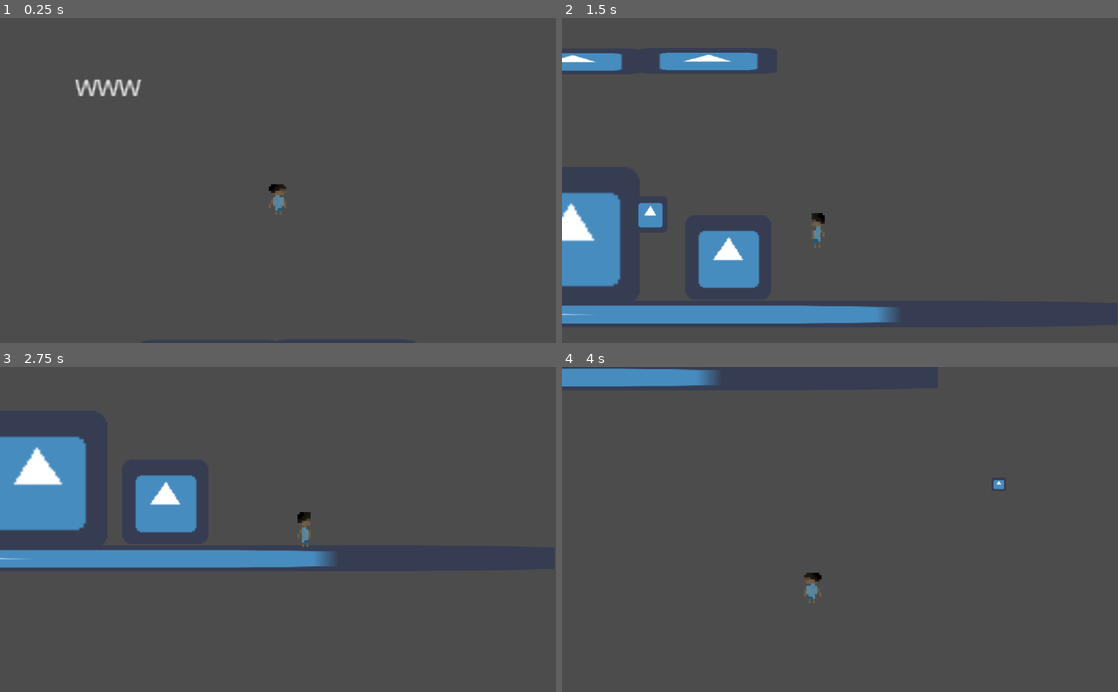
Above: before the commit, frames 1-4 (two rows, left to right).
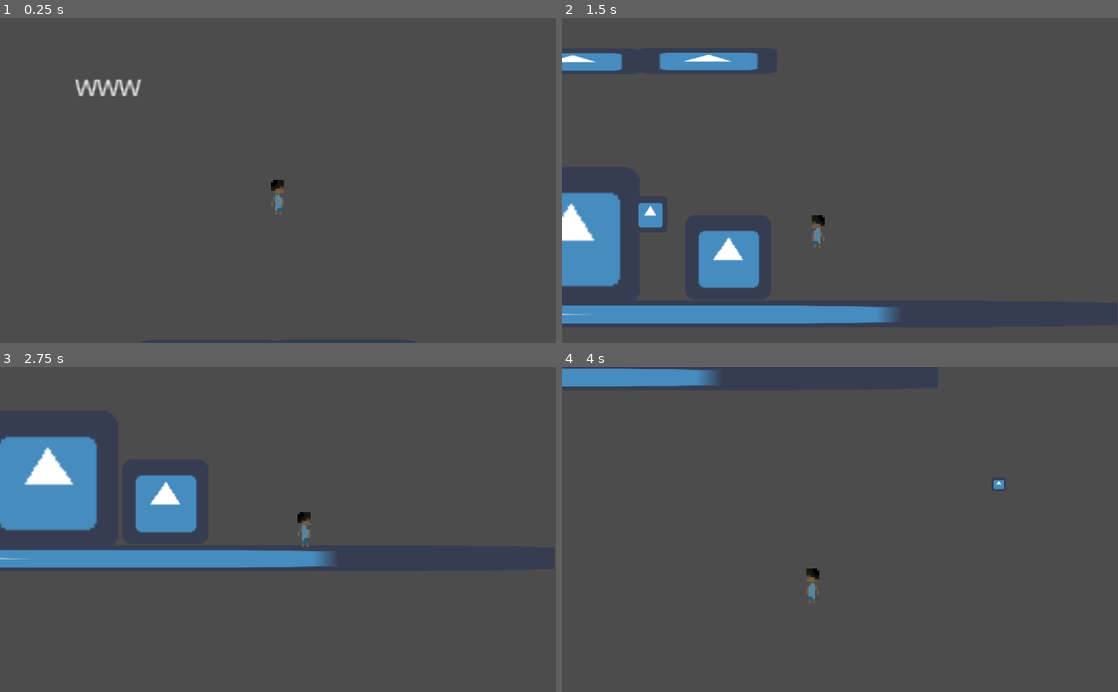
Above: after the commit, the same moments.

Repository: florian-rieder/ItsYourTurnToHide
Game: Godot game, scene res://ZacTestScene.tscn
Two runs of this game, one before a commit and one after it. Both use one fixed random seed, a clock stepped at 60 frames per second and the inputs below. This scene is started directly instead of the project's main scene. The engine's default icon, where the game draws it, is replaced by a stand-in: a white triangle on a blue panel in a dark square.
Inputs (mouse positions are in pixels of both pictures, inside the frame that each line leads up to):
- Up to frame 1 (0.25 s): no input
- Up to frame 2 (1.5 s): move the mouse to (962, 164) at 0.52 s; hold D (right) 0.53-1.28 s; tap E (interact) at 0.6, 1.35 s; tap Space (ui_select) at 0.77 s; move the mouse to (728, 196) at 1.27 s; hold A (left) from 1.28 s (still down)
- Up to frame 3 (2.75 s): tap Space (ui_select) at 1.52 s; move the mouse to (333, 458) at 2.02 s; release A (left) at 2.03 s; hold D (right) from 2.03 s (still down); tap E (interact) at 2.1 s
- Up to frame 4 (4 s): move the mouse to (812, 594) at 2.77 s; tap E (interact) at 2.85, 3.6 s; tap Space (ui_select) at 3.02, 3.77 s; move the mouse to (1006, 578) at 3.52 s; release D (right) at 3.53 s; hold A (left) from 3.53 s (still down)

The runs differ from the first frame. In frame 1, 0.1% of the frame differs, in the area x 48-52%, y 49-59%; in frame 2, less than 0.1%; in frame 3, 1.2%, in the area x 0-56%, y 21-55%; in frame 4, 0.1%.

Commit message:
Fixed and improved ennemy vision

Diff:
--- a/Player.gd
+++ b/Player.gd
@@ -7,7 +7,7 @@
 const FLOOR_DETECT_DISTANCE = 20.0
 
 var visibility = 1.0 setget visibility_set
-var number_of_people_seeing_you = 0
+export(float) var max_detect_distance = 70
 
 onready var platform_detector = $PlatformDetector
 onready var sprite = $AnimatedSprite
@@ -58,10 +58,6 @@
 			var TPposition:
 				position = TPposition
 
-	if number_of_people_seeing_you > 0:
-		# Threshold under which you are invisible
-		if visibility > 0.1:
-			print("Detected")
 
 
 
@@ -105,3 +101,7 @@
 	_canInteract = false
 	_currentInteractor = ""
 	emit_signal("resetInteract")
+
+func isInSight(distance: float):
+	if distance < max_detect_distance:
+		print("seen")
--- a/Player.tscn
+++ b/Player.tscn
@@ -46,8 +46,9 @@
 
 [node name="AnimatedSprite" type="AnimatedSprite" parent="."]
 position = Vector2( -0.374577, 0 )
-frames = SubResource( 7 )
+frames = SubResource( 5 )
 animation = "idle"
+frame = 3
 speed_scale = 1.5
 playing = true
 
@@ -71,8 +72,6 @@
 smoothing_speed = 10.0
 
 [node name="LightOccluder2D" type="LightOccluder2D" parent="."]
-occluder = SubResource( 2 )
+occluder = SubResource( 7 )
 
 [node name="Music" type="AudioStreamPlayer" parent="."]
-[connection signal="canInteract" from="." to="." method="_on_Player_canInteract"]
-[connection signal="resetInteract" from="." to="." method="_on_Player_resetInteract"]
--- a/SimpleEnnemy.gd
+++ b/SimpleEnnemy.gd
@@ -22,9 +22,12 @@
 onready var sprite = $Sprite
 onready var distracted_timer = $DistractedTime
 onready var random_timer = $RandomTimer
+onready var lineOfSight = $LineOfSight
 
 var _old_state
 var _initial_pos
+var _player = null #null if out of sight
+var _player_facing_dir: Vector2
 
 #Initial speed
 func _ready():
@@ -58,6 +61,17 @@
 	elif _velocity.x < 0:
 		sprite.scale.x = -1
 
+	# Player detection
+	if _player:
+		lineOfSight.enabled = true
+		_player_facing_dir = Vector2(_player.global_position.x - global_position.x, 0)
+		lineOfSight.cast_to = _player.global_position - global_position
+
+		if lineOfSight.is_colliding() and lineOfSight.get_collider() == _player:
+			if sprite.scale.dot(_player_facing_dir.normalized()) == 1:
+				_player.isInSight(global_position.distance_to(_player.global_position))
+
+
 #Get called when a rock hit a surface, pos is the rock position
 func distracted(pos: Vector2):
 	if global_position.distance_to(pos) < hearing_distance and distracted_timer.is_stopped():
@@ -82,8 +96,8 @@
 # The player remember the number of people seeing him, and reacts if his visible or not
 func _on_PlayerDetector_body_entered(body):
 	if body.name == "Player":
-		body.number_of_people_seeing_you += 1
+		_player = body
 
 func _on_PlayerDetector_body_exited(body):
 	if body.name == "Player":
-		body.number_of_people_seeing_you -= 1
+		_player = null
--- a/SimpleEnnemy.tscn
+++ b/SimpleEnnemy.tscn
@@ -1,7 +1,10 @@
-[gd_scene load_steps=4 format=2]
+[gd_scene load_steps=5 format=2]
 
 [ext_resource path="res://SimpleEnnemy.gd" type="Script" id=1]
 [ext_resource path="res://icon.png" type="Texture" id=2]
+
+[sub_resource type="CircleShape2D" id=2]
+radius = 127.093
 
 [sub_resource type="CapsuleShape2D" id=1]
 radius = 29.887
@@ -25,8 +28,8 @@
 
 [node name="PlayerDetector" type="Area2D" parent="Sprite"]
 
-[node name="CollisionPolygon2D" type="CollisionPolygon2D" parent="Sprite/PlayerDetector"]
-polygon = PoolVector2Array( 0, 0, 200, -40, 200, 40 )
+[node name="DetectionCollider" type="CollisionShape2D" parent="Sprite/PlayerDetector"]
+shape = SubResource( 2 )
 
 [node name="CollisionShape2D" type="CollisionShape2D" parent="."]
 shape = SubResource( 1 )
@@ -50,6 +53,10 @@
 one_shot = true
 
 [node name="RandomTimer" type="Timer" parent="."]
+
+[node name="LineOfSight" type="RayCast2D" parent="."]
+cast_to = Vector2( 0, 0 )
+collision_mask = 3
 [connection signal="body_entered" from="Sprite/PlayerDetector" to="." method="_on_PlayerDetector_body_entered"]
 [connection signal="body_exited" from="Sprite/PlayerDetector" to="." method="_on_PlayerDetector_body_exited"]
 [connection signal="timeout" from="DistractedTime" to="." method="_on_DistractedTime_timeout"]
--- a/ZacTestScene.tscn
+++ b/ZacTestScene.tscn
@@ -21,6 +21,21 @@
 shape = SubResource( 1 )
 
 [node name="Sprite" type="Sprite" parent="Platform"]
+position = Vector2( -0.235962, 0.707906 )
+scale = Vector2( 1, 0.188858 )
+texture = ExtResource( 1 )
+
+[node name="Platform4" type="KinematicBody2D" parent="."]
+position = Vector2( 129.312, 341.703 )
+rotation = 1.61858
+__meta__ = {
+"_edit_group_": true
+}
+
+[node name="CollisionShape2D" type="CollisionShape2D" parent="Platform4"]
+shape = SubResource( 1 )
+
+[node name="Sprite" type="Sprite" parent="Platform4"]
 position = Vector2( -0.235962, 0.707906 )
 scale = Vector2( 1, 0.188858 )
 texture = ExtResource( 1 )
Not shown: 3 places in Player.tscn that only renumber resources
Not shown: 6 places in tilesets/game_space.tres that only renumber resources
Not shown: 2 places in village_day.tscn that only renumber resources
